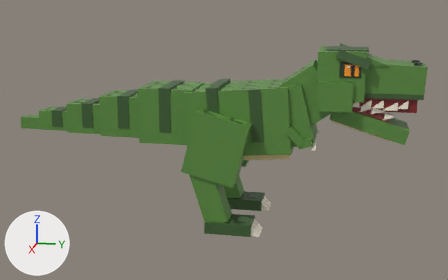
Before and after pictures for a commit that changed the FBX model models/CannonTame/Animals/TRex/TRex.fbx.
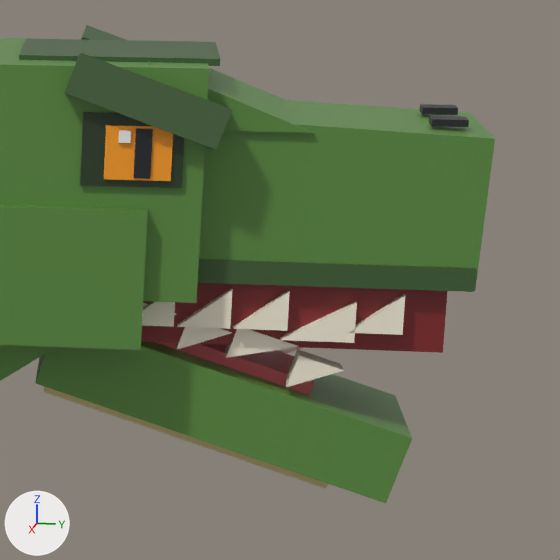
There are two pictures of each version: one whole from a 50 mm camera at (26.52, 5.97, 6.3) aimed at (-0.05, 0.66, -0.34), one close up on the part from 72% to 99% of the width and 14% to 56% of the height. Lighting does not change. The marker at lower left points along +X, +Y and +Z. The first two pictures are the older version.

In view in the first close-up: 'TRex'.
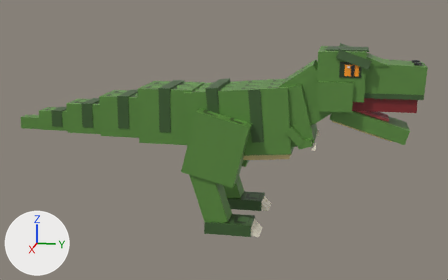
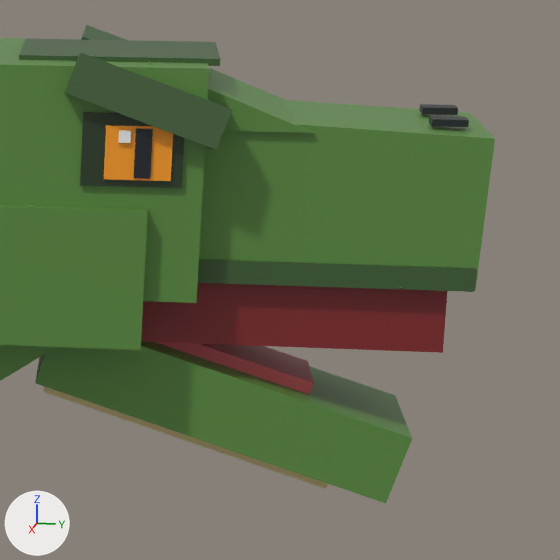
Pixel boxes (x1, y1, x2, y2) of what changed, in the close-ups (560 x 560 px):
part 1 of me_trex, deleted: before (142, 288, 405, 358)
part 2 of me_trex, cut back: before (278, 347, 344, 387)

What the commit changed:
me_trex is used by ob_trex; location (0.0, 0.0, 0.0).
me_trex had 918 vertices, 797 faces and spanned x -2.2..2.2, y -9.0..9.0, z -3.9..3.9.
me_trex now has 960 vertices, 807 faces and spans x -2.2..2.2, y -9.0..9.0, z -3.9..3.9.
me_trex part 1: 16 loose pieces with 96 vertices, spanning x -1.0..1.0, y 6.0..8.4, z 1.3..1.9, are deleted.
Part 2, on me_trex:
10 vertices are removed from x -0.9..0.9, y 7.5..7.9, z 1.0..1.3.
10 faces are deleted.
2 vertices move within x -0.6..0.6, y 7.5, z 1.0.
148 vertices are added at x -1.0..1.0, y 5.9..9.0, z 0.8..2.0.
100 new faces join them.
